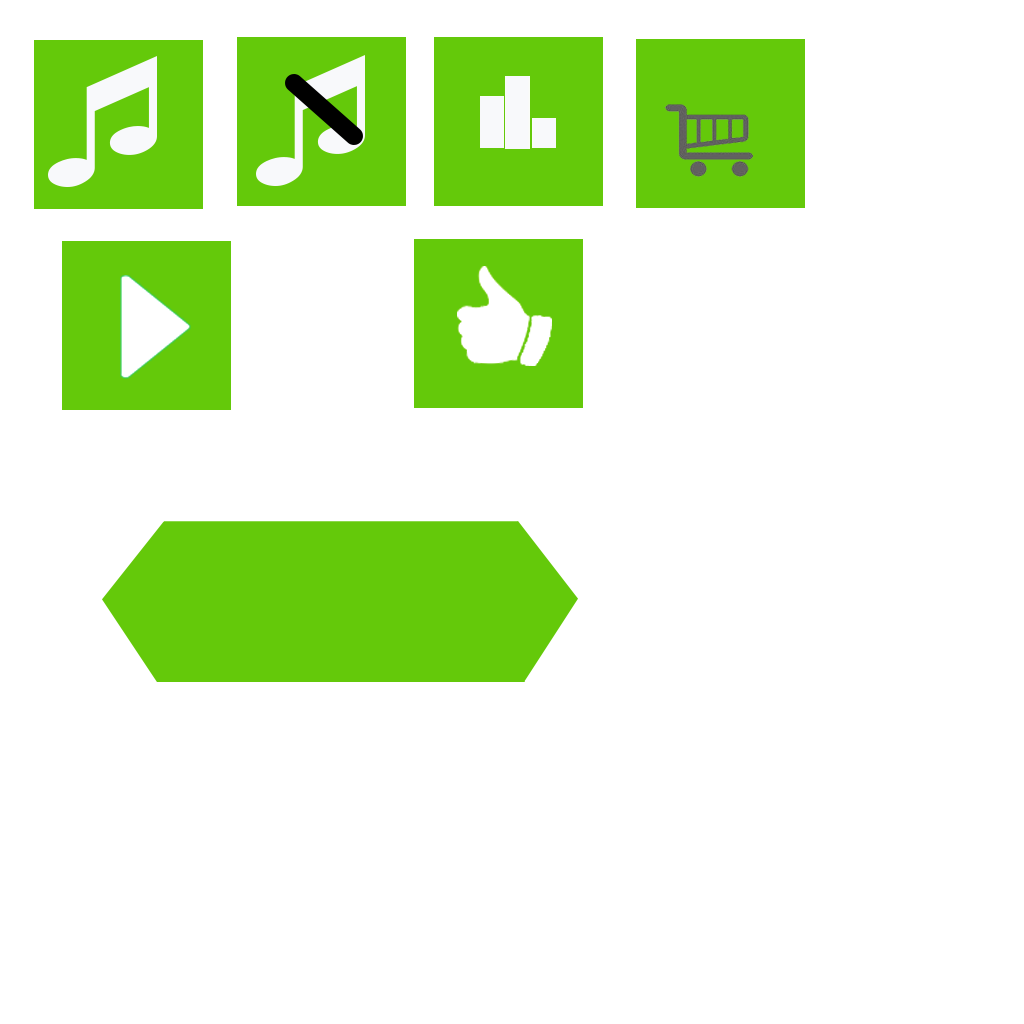
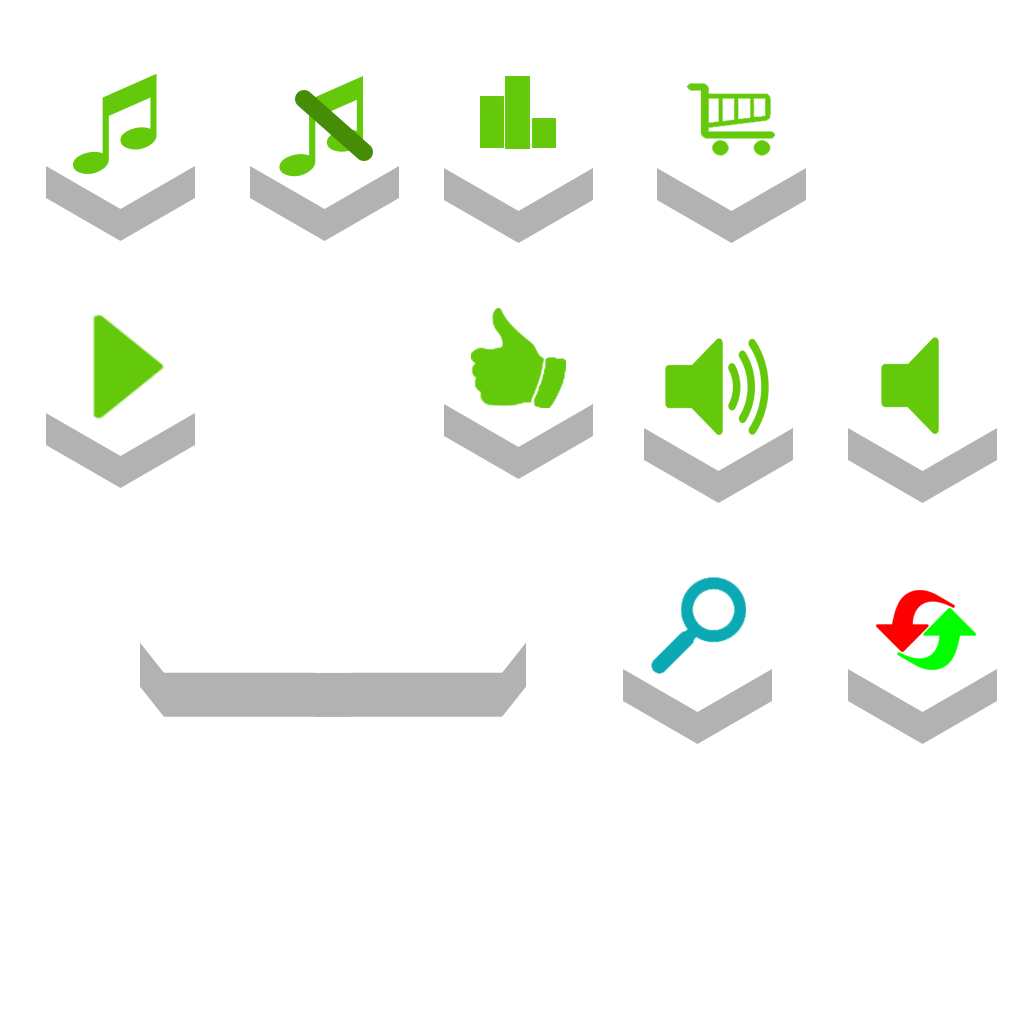
Layered file, before and after one edit (1024px x 1024px). Changes by layer:
added group "Shop" with 3 layers above "Raking" over [657,39,806,243]
added layer "Polygon 1 copy 5" (3rd of 6, in "Shop") in group "Shop" over [657,39,806,211]
added layer "Polygon 1 copy 4" (3rd of 6, in "Shop") (30%) in group "Shop" over [657,71,806,243]
added group "Raking" with 3 layers above "Play" over [444,39,593,243]
added layer "Polygon 1 copy 5" (4th of 6, in "Raking") in group "Raking" over [444,39,593,211]
added layer "Polygon 1 copy 4" (4th of 6, in "Raking") (30%) in group "Raking" over [444,71,593,243]
added group "Play" with 3 layers above "RATE" over [46,284,195,488]
added layer "Polygon 1 copy 5" (5th of 6, in "Play") in group "Play" over [46,284,195,456]
added layer "Polygon 1 copy 4" (5th of 6, in "Play") (30%) in group "Play" over [46,316,195,488]
added group "RATE" with 3 layers above "SFX" over [444,275,593,479]
added layer "Polygon 1 copy 5" (6th of 6, in "RATE") in group "RATE" over [444,275,593,447]
added layer "Polygon 1 copy 4" (6th of 6, in "RATE") (30%) in group "RATE" over [444,307,593,479]
added group "SFX" with 6 layers above "Music" over [644,337,997,503]
added group "Music" with 7 layers above "Group 1" over [46,37,399,241]
removed layer "Rectangle 1 copy" over [102,521,578,682]
removed layer "Rectangle 1 copy 6" over [34,37,805,410]
added layer "Polygon 1 copy 3" (2nd of 2, in "Music") in group "Music" over [250,37,399,209]
added layer "Polygon 1 copy 2" (2nd of 2, in "Music") (30%) in group "Music" over [250,69,399,241]
added layer "Polygon 1" (2nd of 2, in "Music") (30%) in group "Music" over [46,69,195,241]
added group "Group 1" with 3 layers above "Background" over [126,521,578,717]
added layer "Layer 16 copy 2" in group "Group 1" over [140,521,526,673]
added layer "Layer 16 copy 3" (30%) in group "Group 1" over [140,565,526,717]
…and 22 more changes (15 added, 4 moved_by, 2 painted, 7 stack)
